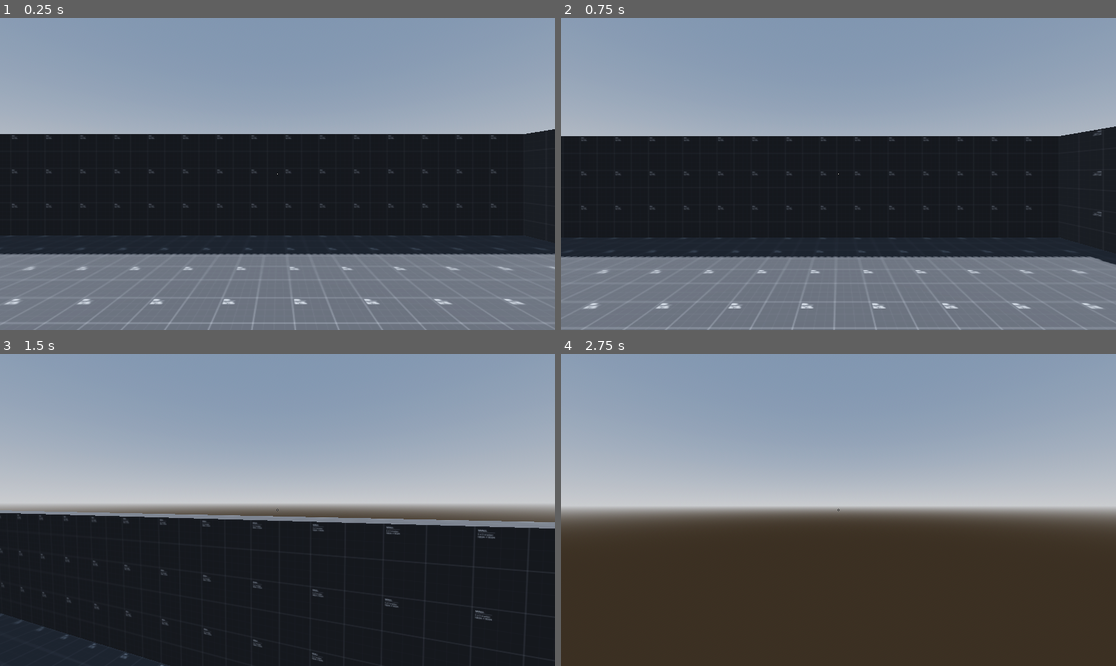
Above: before the commit, frames 1-4 (two rows, left to right).
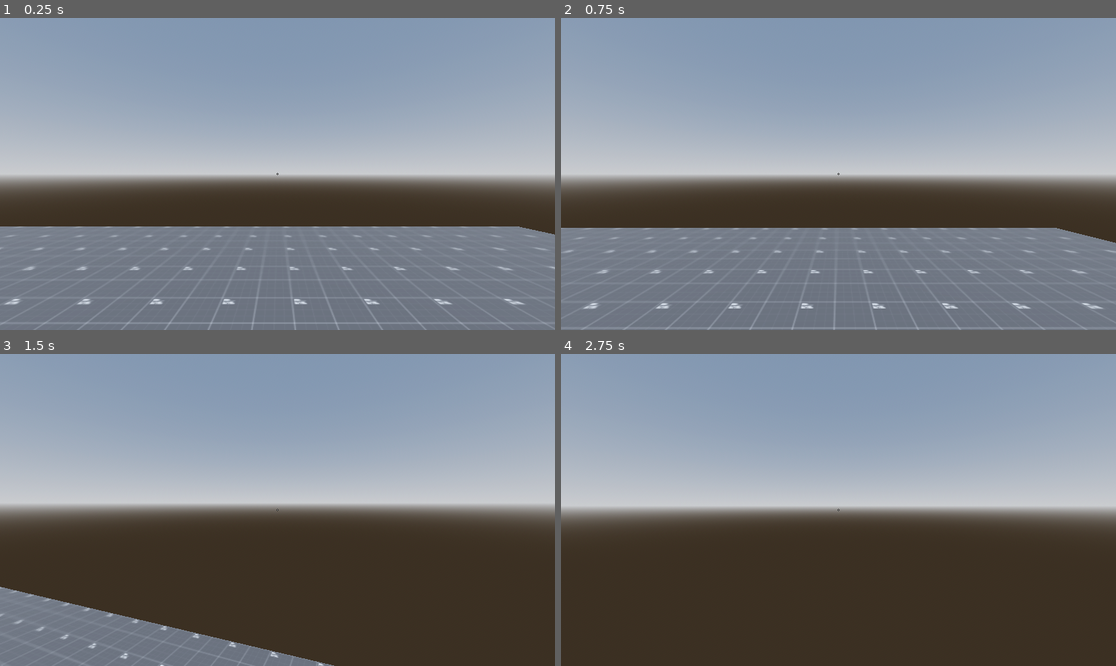
Above: after the commit, the same moments.

Repository: gbrlferz/super-crate-box-fps
Game: Godot game, scene res://scenes/game.tscn
The game is run twice, just before and just after one commit, with the same random seed, the same clock (stepped at 60 frames per second) and the same inputs.
Inputs (mouse positions are in pixels of both pictures, inside the frame that each line leads up to):
- Up to frame 1 (0.25 s): no input
- Up to frame 2 (0.75 s): tap Enter at 0.5 s; move the mouse to (960, 158) at 0.52 s; hold D (right) from 0.53 s (still down); hold Ctrl (crouch) from 0.53 s (still down); click (960, 158) at 0.67 s
- Up to frame 3 (1.5 s): tap Space (jump) at 0.77 s; move the mouse to (249, 510) at 1.27 s; release D (right) at 1.28 s; release Ctrl (crouch) at 1.28 s; hold W (up) from 1.28 s (still down); tap V (no_clip) at 1.35 s
- Up to frame 4 (2.75 s): keep holding W (up); tap Space (jump) at 1.52, 2 s; move the mouse to (849, 503) at 2.02 s; press the mouse at (849, 503) at 2.03 s

The runs differ from the first frame. In frame 1, 39% of the frame differs, in the area x 0-100%, y 35-76%; in frame 2, 39%; in frame 3, 47%, in the area x 0-100%, y 50-100%; in frame 4, nothing differs.

Commit message:
Test new export configs

Diff:
--- a/scenes/game.tscn
+++ b/scenes/game.tscn
@@ -32,7 +32,7 @@
 glow_enabled = true
 
 [sub_resource type="NavigationMesh" id="NavigationMesh_lnu2h"]
-vertices = PackedVector3Array(-12, 0.5005, -12, -12, 0.5005, 12, 12, 0.5005, 12, 12, 0.5005, -12)
+vertices = PackedVector3Array(-15.5, 0.5005, -15.5, -15.5, 0.5005, 15.5, 15.5, 0.5005, 15.5, 15.5, 0.5005, -15.5)
 polygons = [PackedInt32Array(3, 2, 0), PackedInt32Array(0, 2, 1)]
 
 [node name="Game" type="Node3D"]
@@ -89,14 +89,8 @@
 use_collision = true
 
 [node name="CSGBox3D" type="CSGBox3D" parent="NavigationRegion3D/Map/CSGCombiner3D"]
-transform = Transform3D(1, 0, 0, 0, 1, 0, 0, 0, 1, 0, 1.0005, 0)
-size = Vector3(32, 4, 32)
-material = ExtResource("2_yqjtg")
-
-[node name="CSGBox3D2" type="CSGBox3D" parent="NavigationRegion3D/Map/CSGCombiner3D"]
-transform = Transform3D(1, 0, 0, 0, 1, 0, 0, 0, 1, -0.0122547, 1.5466, 0.0015583)
-operation = 2
-size = Vector3(30, 3, 30)
+transform = Transform3D(1, 0, 0, 0, 1, 0, 0, 0, 1, 0, -0.4995, 0)
+size = Vector3(32, 1, 32)
 material = ExtResource("2_yqjtg")
 
 [node name="Player" parent="." instance=ExtResource("1_uwrxv")]
Not shown, changed: export_presets.cfg
Not shown, changed: .github/workflows/deploy-web.yml
